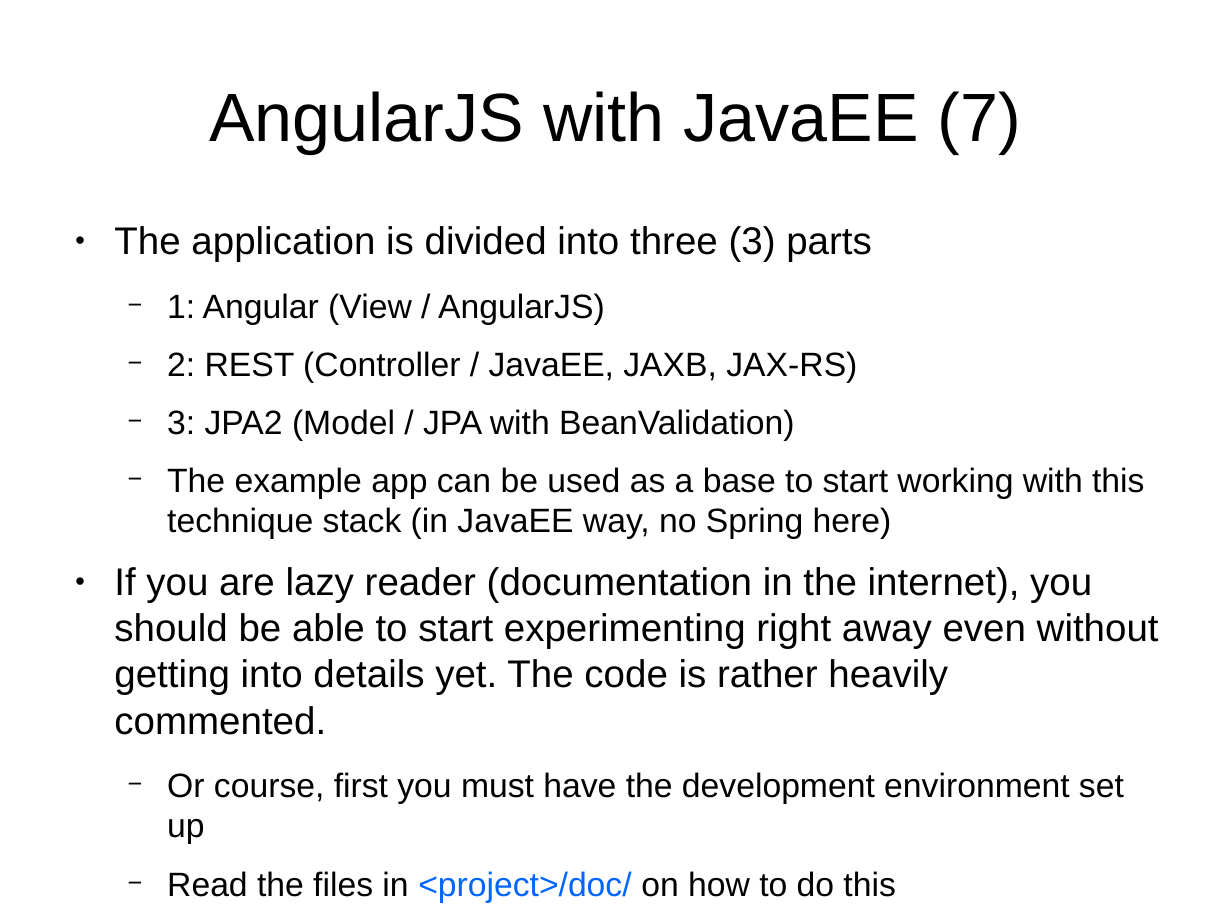
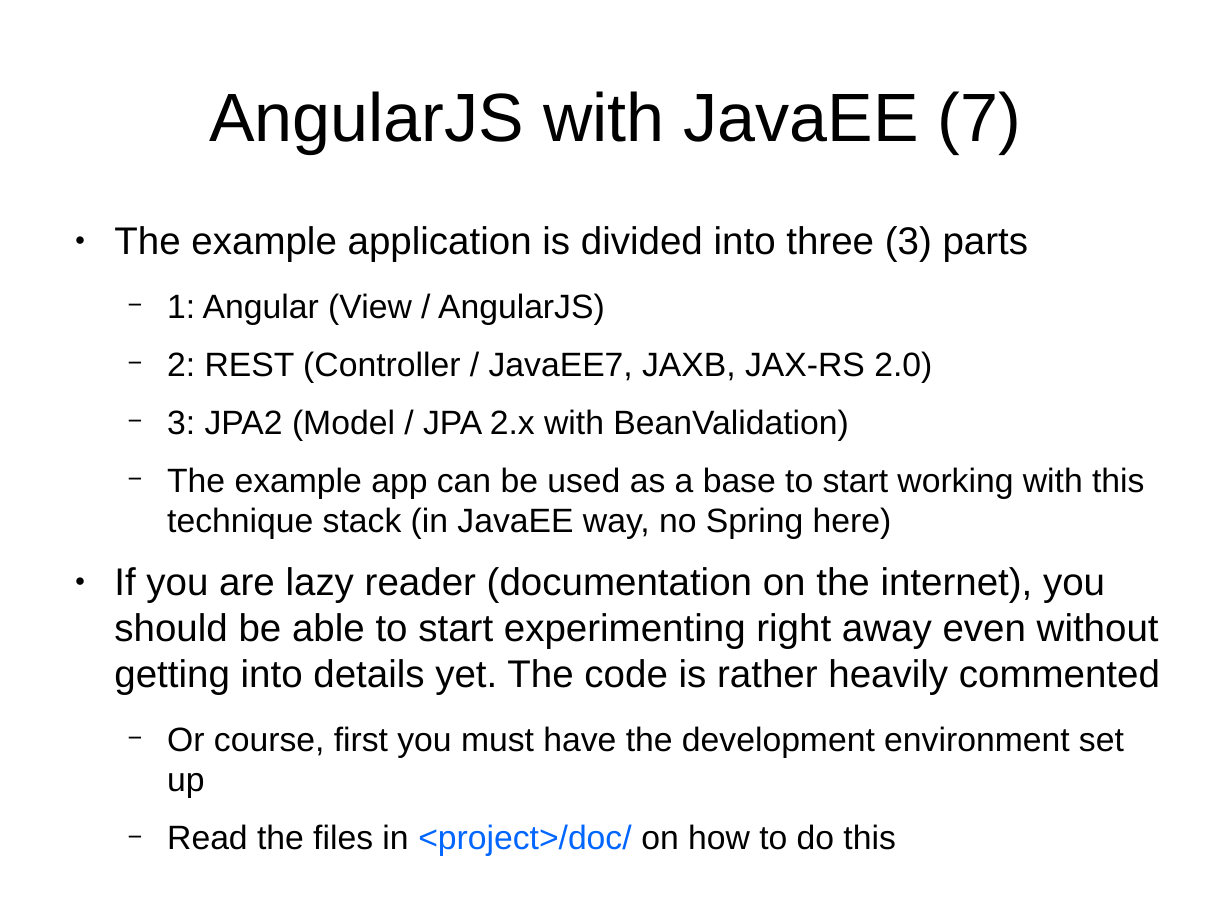
Before and after one commit to vmyrsky/ajeer, a slide deck: slide 7 of JavaEERest/doc/presentation.odp (slide 4 before the commit). Drawn at 1232x924 pixels with LibreOffice and Linux fonts; fonts in the diff are those of the drawing. Boxes give left, top, right and bottom in pixels: in the first picture for what was removed or moved away, otherwise in the second. Text is boxed around its words. In the diff, an @@ line names an element or a change of style, - is before the commit and + after.

```diff
--- a/JavaEERest/doc/presentation.odp
+++ b/JavaEERest/doc/presentation.odp
@@ text at [114, 226, 1029, 262]: text changed @@
-● The application is divided into three (3) parts
+● The example application is divided into three (3) parts
@@ text at [167, 351, 932, 441]: text changed @@
-  − 2: REST (Controller / JavaEE, JAXB, JAX-RS)
-  − 3: JPA2 (Model / JPA with BeanValidation)
+  − 2: REST (Controller / JavaEE7, JAXB, JAX-RS 2.0)
+  − 3: JPA2 (Model / JPA 2.x with BeanValidation)
@@ text at [114, 567, 1160, 695]: text changed @@
-● If you are lazy reader (documentation in the internet), you should be able to start experimenting right away even without getting into details yet. The code is rather heavily commented.
+● If you are lazy reader (documentation on the internet), you should be able to start experimenting right away even without getting into details yet. The code is rather heavily commented
```
Also in this commit, not shown: 23 other slides changed, 7 slides added, 1 slide removed.
